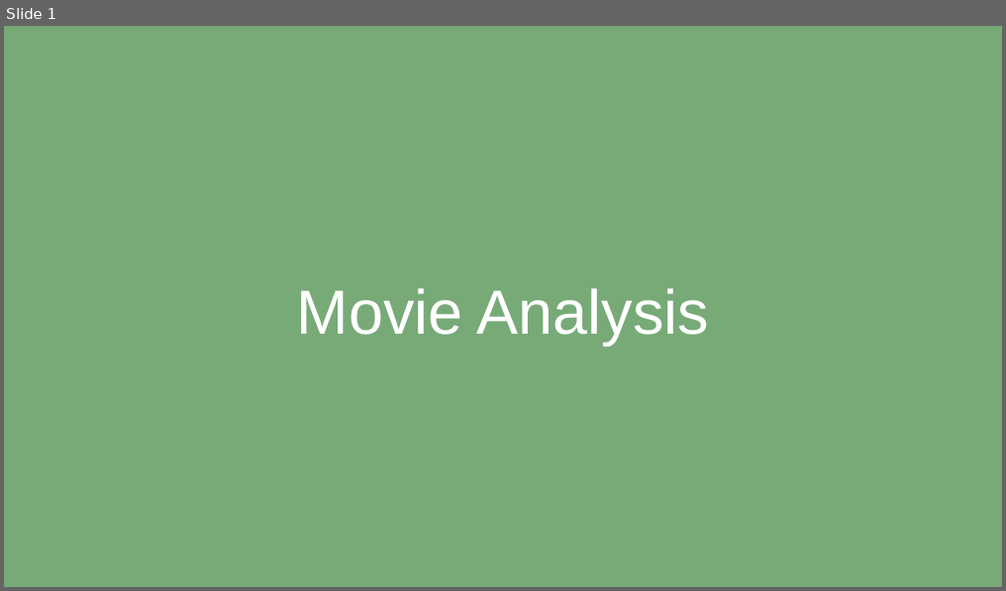
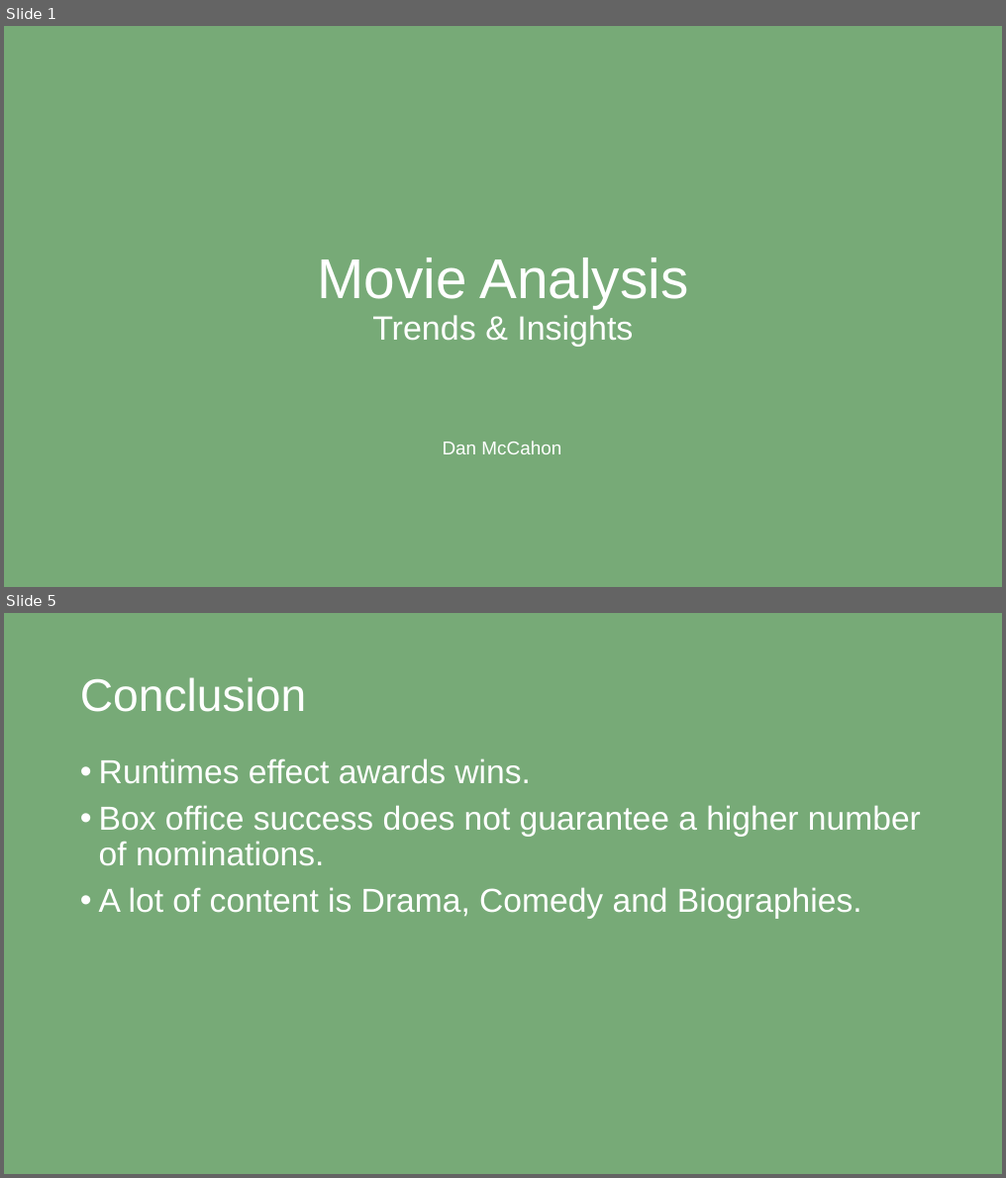
Before and after one commit to dtoshm/data_project_eight, a slide deck: movie_presentation.pptx. Shown one above the other, each under a label of ours: slide 1 before the commit, slides 1 and 5 after it; the slides between them are not shown. The pictures are 1006x591 and 1006x1178 pixels, drawn with LibreOffice and Linux fonts; fonts in the diff are those of the drawing. Boxes give left, top, right and bottom in pixels: in the first picture for what was removed or moved away, otherwise in the second. Text is boxed around its words. In the diff, an @@ line names an element or a change of style, - is before the commit and + after.

```diff
--- a/movie_presentation.pptx
+++ b/movie_presentation.pptx
@@ slide 5 added at box(4, 613, 1002, 1174), background #77AA77 @@
@@ title added at box(80, 677, 306, 712), 44 pt, text #FFFFFF @@
+Conclusion
@@ text added at box(99, 759, 921, 919), 32 pt, text #FFFFFF @@
+• Runtimes effect awards wins.
+• Box office success does not guarantee a higher number of nominations.
+• A lot of content is Drama, Comedy and Biographies.
@@ slide 1 changed as well @@
@@ title at box(317, 258, 688, 347): text changed; size 60 to 32.4 pt @@
-Movie Analysis
+Movie Analysis
+Trends & Insights
@@ text added at box(443, 441, 561, 455), 18 pt, text #FFFFFF @@
+Dan McCahon
```
Also in this commit, not shown: 1 other slide changed, 2 other slides added, 3 slides removed, 1 other file.
